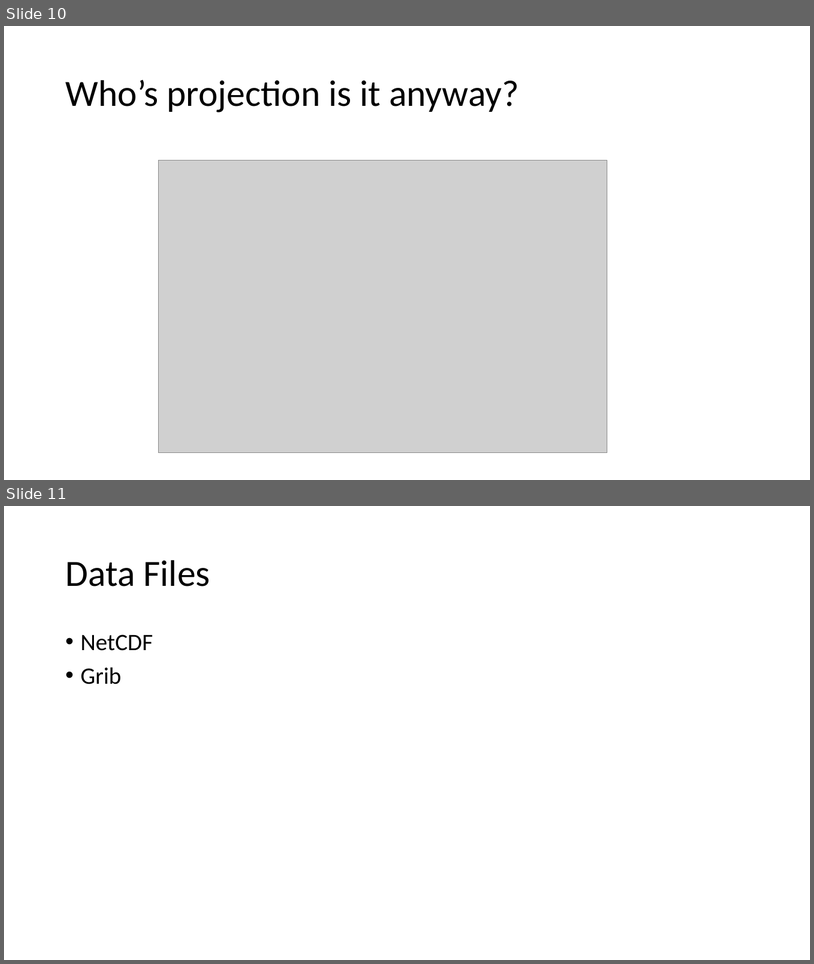
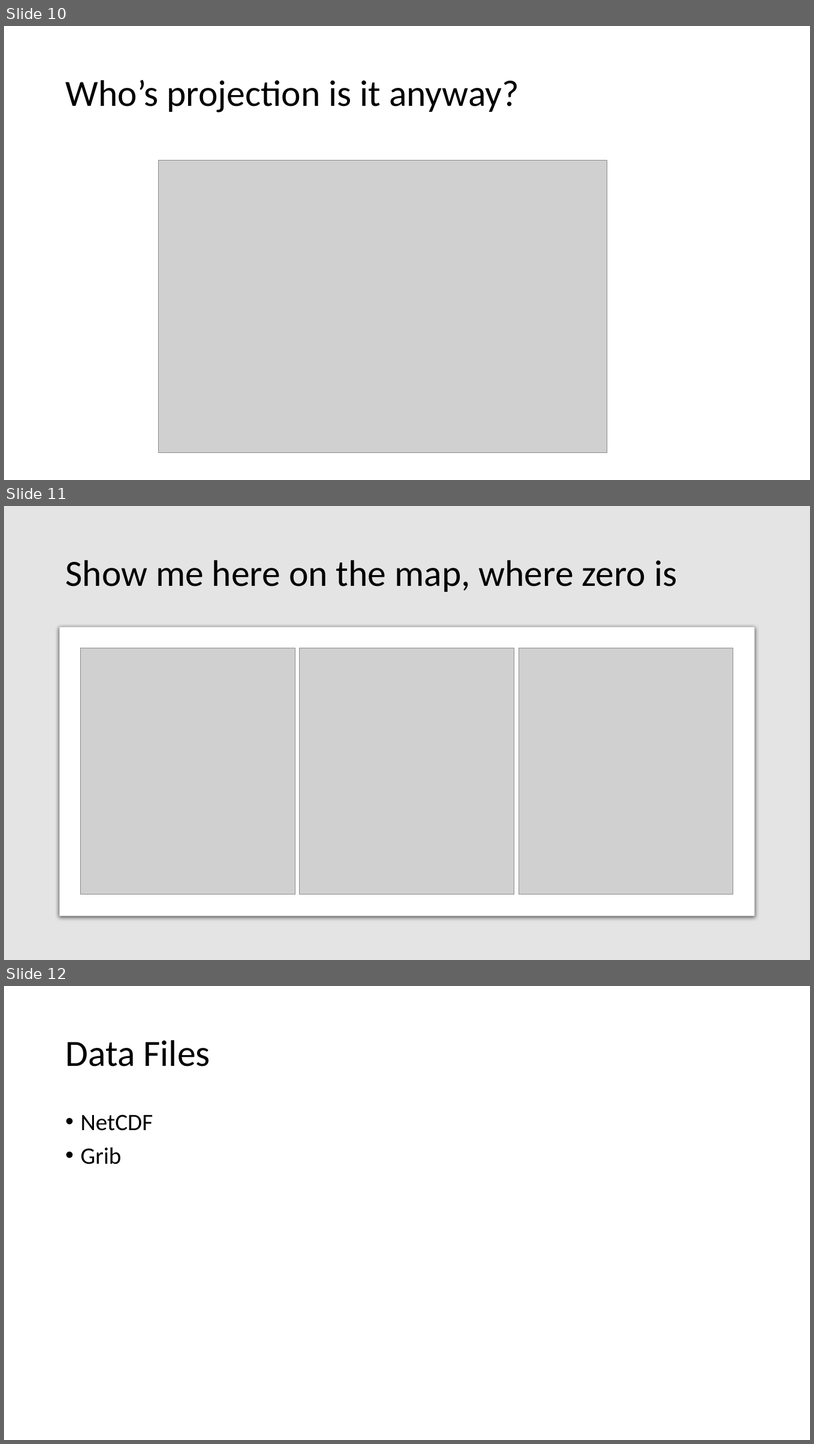
Before and after one commit to billinkc/presentations, a slide deck: IntegratingWeatherData/IntegratingWeatherData.pptx. Shown one above the other, each under a label of ours: slides 10 and 11 before the commit, slides 10, 11 and 12 after it. The pictures are 814x964 and 814x1444 pixels, drawn with LibreOffice and Linux fonts; fonts in the diff are those of the drawing; grey boxes stand for pictures. Boxes give left, top, right and bottom in pixels: in the first picture for what was removed or moved away, otherwise in the second. Text is boxed around its words. In the diff, an @@ line names an element or a change of style, - is before the commit and + after.

```diff
--- a/IntegratingWeatherData/IntegratingWeatherData.pptx
+++ b/IntegratingWeatherData/IntegratingWeatherData.pptx
@@ slide 11 added at <box>4,506,810,960</box>, background #FFFFFF @@
@@ rectangle added at <box>4,506,810,960</box>, fill #D9D9D9 at 70% opacity @@
@@ title added at <box>65,560,677,592</box>, 44 pt, text #000000 @@
+Show me here on the map, where zero is
@@ rounded rectangle added at <box>60,627,755,916</box>, fill #FFFFFF, outline #C8CACA 0.75 pt @@
@@ picture added at <box>81,648,296,894</box> @@
@@ picture added at <box>300,648,515,894</box> @@
@@ picture added at <box>519,648,734,894</box> @@
@@ what was slide 11 is now slide 12 @@
```
Also in this commit, not shown: 3 slides changed, 11 other slides added, 1 slide removed, 1 other file.
